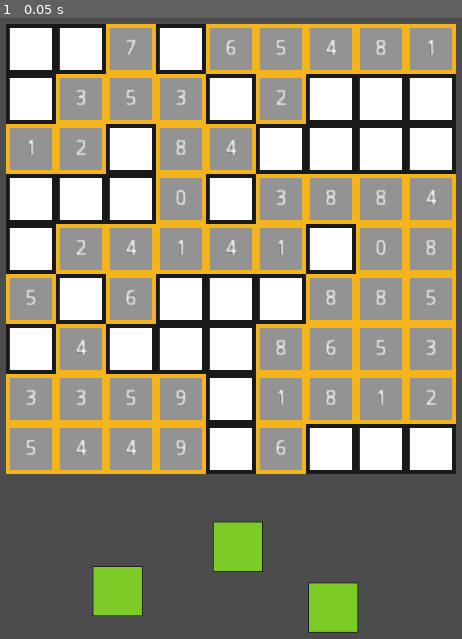
Above: before the commit, frame 1.
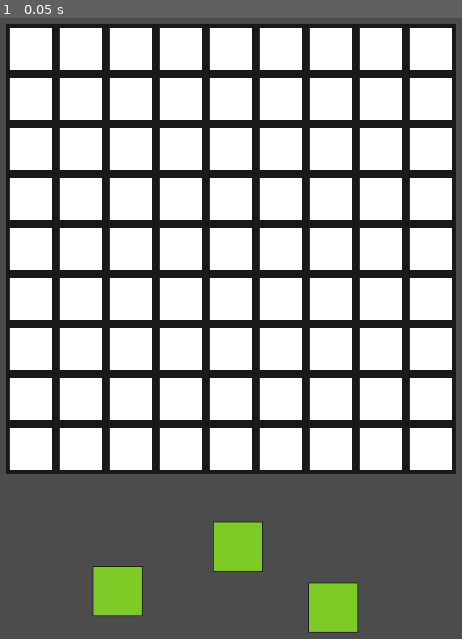
Above: after the commit, the same moment.

Repository: cierius/Tetro
Game: Godot game, scene res://Main.tscn
The game is run twice, just before and just after one commit, with the same random seed, the same clock (stepped at 60 frames per second) and the same inputs.
Inputs:
- Up to frame 1 (0.05 s): no input

The runs differ from the first frame. In frame 1, 43% of the frame differs, in the area x 1-99%, y 0-74%.

Commit message:
Fix organize func in GridManager

Diff:
--- a/Scripts/GridManager.gd
+++ b/Scripts/GridManager.gd
@@ -3,13 +3,14 @@
 
 class Grid:
 	var grid = []
-	var r: Array = [Block,Block,Block,Block,Block,Block,Block,Block,Block]
-	var rows = [r, r, r, r, r, r, r, r, r]
-	var columns = [r, r, r, r, r, r, r, r, r]
+	var rows = [[],[],[],[],[],[],[],[],[]]
+	var columns = [[],[],[],[],[],[],[],[],[]]
 	var sub_grids = [[],[],[],[],[],[],[],[],[]]
+
 
 class Block:
 	var value: int
+	var pos: Vector2
 	var gameObject
 
 onready var g = Grid.new()
@@ -18,49 +19,59 @@
 export var grid_filled: PackedScene
 
 func _ready():
-	var x_index = 0
-	var y_index = 0
+	generate_blank()
+	organize_grid()
 
+
+
+func generate_blank():
 	for x in range(9):
-		x_index += 1
 		for y in range(9):
 			var block_inst = Block.new()
-			var inst
-
-			if(round(rand_range(0, 1)) == 0):
-				inst = grid_open.instance()
-			else:
-				inst = grid_filled.instance()
-				var rand_num = rand_range(0, 9)
-				inst.get_node("./Label").text = str(round(rand_num))
-				block_inst.value = round(rand_num)
+			var inst = grid_open.instance()
 
 			block_inst.gameObject = inst
-			g.grid.append(inst)
+			g.grid.append(block_inst)
 
 			call_deferred("add_child", inst)
 
+			block_inst.pos = Vector2(x*64, y*64)
 			inst.position = Vector2(x*64, -y*64)
-			y_index += 1
-
-	#organize_grid()
 
 
 func organize_grid():
 	for i in g.grid:
-		print(i.position.x/64)
 
-		g.columns[i.position.x/64].insert(int(i.position.y/64), i)
-		g.rows[i.position.y/64].insert(int(i.position.x/64), i)
+		g.columns[i.pos.x/64].insert(int(abs(i.pos.y/64)), i)
+		g.rows[abs(i.pos.y/64)].insert(int(i.pos.x/64), i)
 
-		for y in range(3):
-			for x in range(3):
-				for spot_y in range(3):
-					for spot_x in range(3):
-						var grid_spot
+		#Sub Grid X - 0
+		if(i.pos.x/64 >= 0 and i.pos.x/64 <= 2):
+			if(i.pos.y/64 >= 0 and i.pos.y/64 <= 2):
+				g.sub_grids[0].append(i)
+			elif(i.pos.y/64 >= 3 and i.pos.y/64 <= 5):
+				g.sub_grids[3].append(i)
+			elif(i.pos.y/64 >= 6 and i.pos.y/64 <= 8):
+				g.sub_grids[6].append(i)
 
-						grid_spot = g.rows[(y-1)*(x-1)][(spot_y-1)*(spot_x-1)]
-						#print(grid_spot)
-						g.sub_grids[y*x].insert(spot_y*spot_x, grid_spot)
+		#Sub Grid X - 1
+		elif(i.pos.x/64 >= 3 and i.pos.x/64 <= 5):
+			if(i.pos.y/64 >= 0 and i.pos.y/64 <= 2):
+				g.sub_grids[1].append(i)
+			elif(i.pos.y/64 >= 3 and i.pos.y/64 <= 5):
+				g.sub_grids[4].append(i)
+			elif(i.pos.y/64 >= 6 and i.pos.y/64 <= 8):
+				g.sub_grids[7].append(i)
 
-	print(len(g.rows[0]))
+		#Sub Grid X - 3
+		elif(i.pos.x/64 >= 6 and i.pos.x/64 <= 8):
+			if(i.pos.y/64 >= 0 and i.pos.y/64 <= 2):
+				g.sub_grids[2].append(i)
+			elif(i.pos.y/64 >= 3 and i.pos.y/64 <= 5):
+				g.sub_grids[5].append(i)
+			elif(i.pos.y/64 >= 6 and i.pos.y/64 <= 8):
+				g.sub_grids[8].append(i)
+
+
+func randomize_grid():
+	pass
